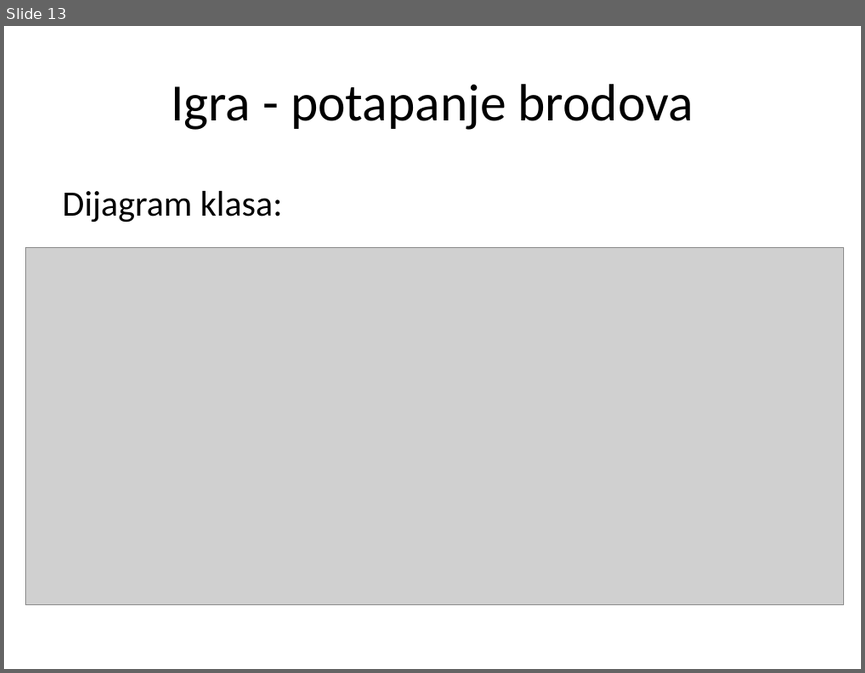
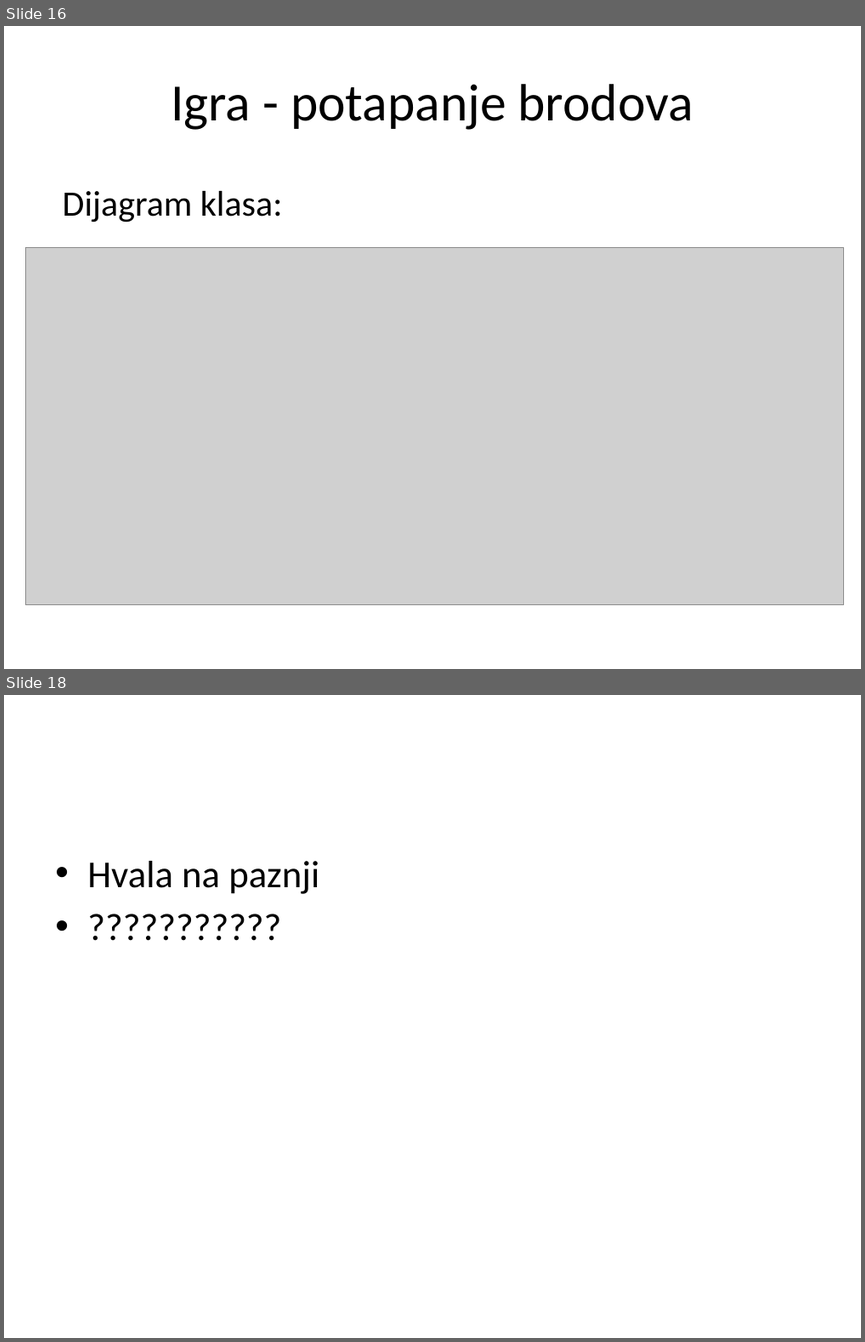
Before and after one commit to ooad-2014-2015/HeritageDev, a slide deck: Prezentacija.pptx. Shown one above the other, each under a label of ours: slide 13 before the commit, slides 16 and 18 after it; the slides between them are not shown. The pictures are 865x673 and 865x1342 pixels, drawn with LibreOffice and Linux fonts; fonts in the diff are those of the drawing; grey boxes stand for pictures; background and template pictures are left out. Boxes give left, top, right and bottom in pixels: in the first picture for what was removed or moved away, otherwise in the second. Text is boxed around its words. In the diff, an @@ line names an element or a change of style, - is before the commit and + after.

```diff
--- a/Prezentacija.pptx
+++ b/Prezentacija.pptx
@@ slide 18 added at <box>4,695,861,1338</box>, background picture (left out) @@
@@ text added at <box>87,861,319,894</box>, 32 pt, text #000000 @@
+• Hvala na paznji
+• ???????????
@@ what was slide 13 is now slide 16 @@
```
Also in this commit, not shown: 5 slides changed, 6 other slides added, 2 slides removed.
